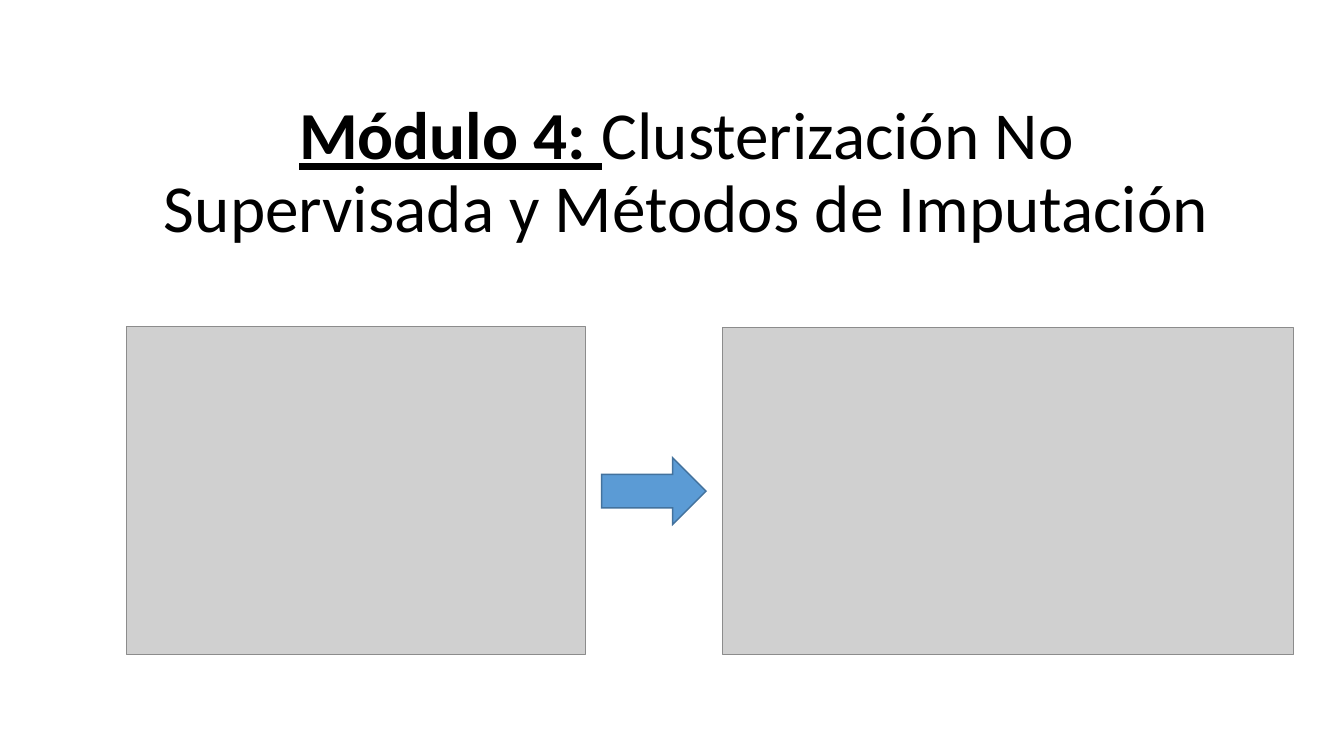
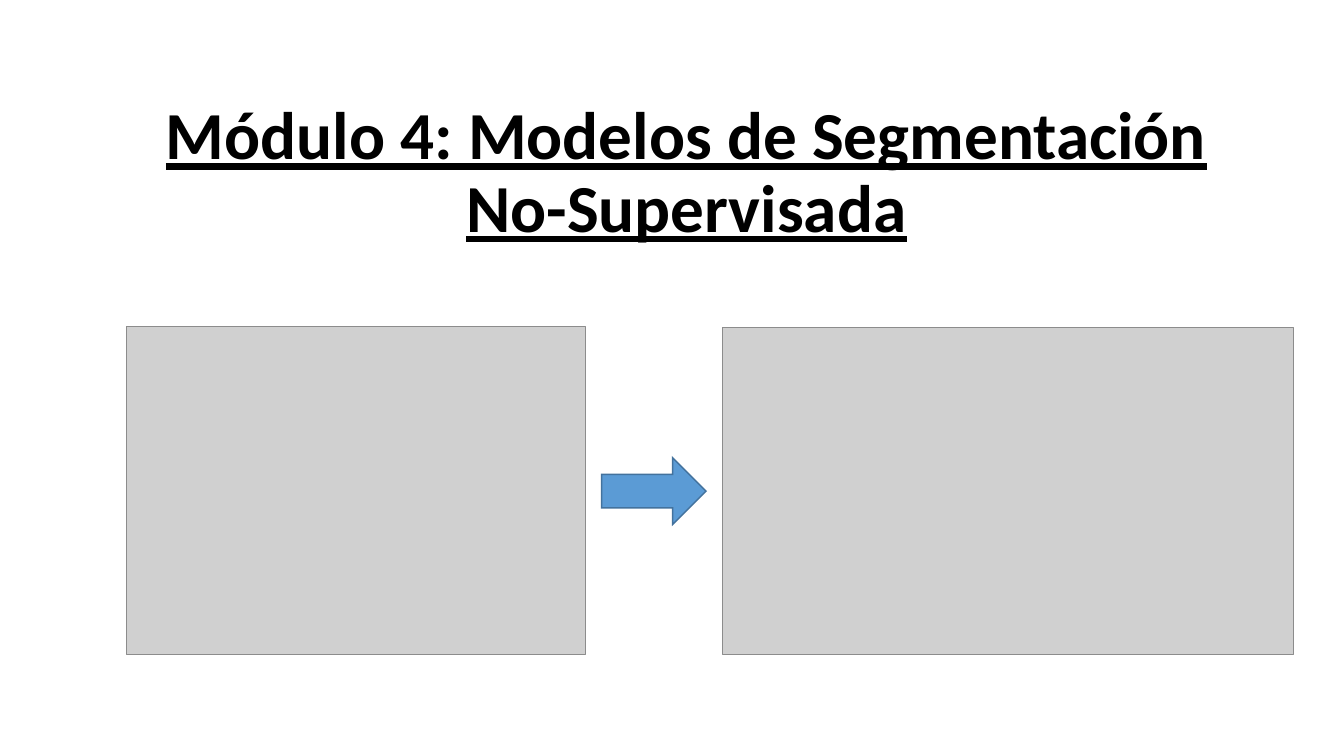
Before and after one commit to robgaray/EESIA_Consumo_Analisis_Datos_2021, a slide deck: slide 7 of 1_Presentaciones/Sesion_4_Teoria.pptx. Drawn at 1344x756 pixels with LibreOffice and Linux fonts; fonts in the diff are those of the drawing; grey boxes stand for pictures; background and template pictures are left out. Boxes give left, top, right and bottom in pixels: in the first picture for what was removed or moved away, otherwise in the second. Text is boxed around its words. In the diff, an @@ line names an element or a change of style, - is before the commit and + after.

```diff
--- a/1_Presentaciones/Sesion_4_Teoria.pptx
+++ b/1_Presentaciones/Sesion_4_Teoria.pptx
@@ title at (x1=166, y1=112, x2=1206, y2=243): text changed; bold on @@
-Módulo 4: Clusterización No Supervisada y Métodos de Imputación
+Módulo 4: Modelos de Segmentación No-Supervisada
```
Also in this commit, not shown: 3 other slides changed, 14 slides added, 2 slides removed, 1 other file.
